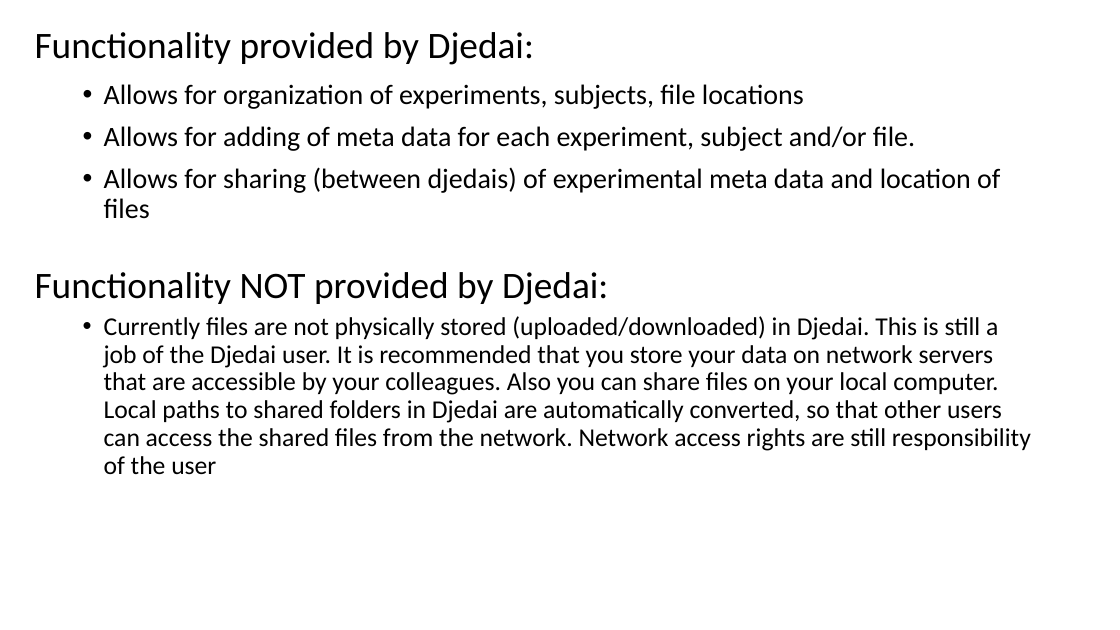
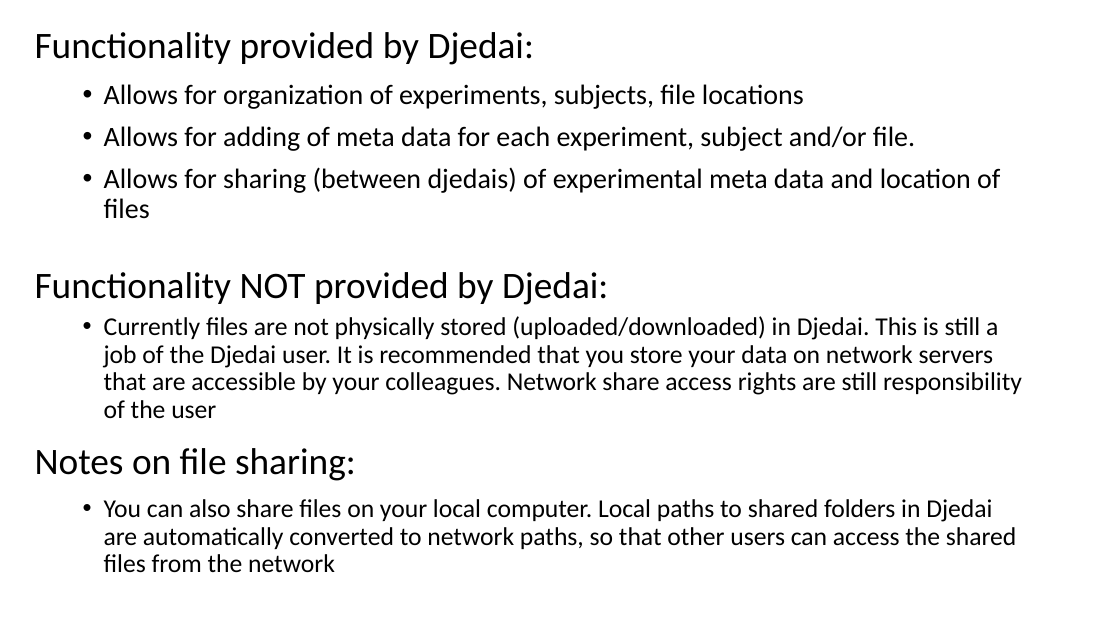
Before and after one commit to sssandyad/adastra, a slide deck: slide 3 of src_ebd_tool/docs/Help_djedai.pptx. Drawn at 1120x630 pixels with LibreOffice and Linux fonts; fonts in the diff are those of the drawing. Boxes give left, top, right and bottom in pixels: in the first picture for what was removed or moved away, otherwise in the second. Text is boxed around its words. In the diff, an @@ line names an element or a change of style, - is before the commit and + after.

```diff
--- a/src_ebd_tool/docs/Help_djedai.pptx
+++ b/src_ebd_tool/docs/Help_djedai.pptx
@@ text at box(104, 316, 1022, 419): text changed @@
-• Currently files are not physically stored (uploaded/downloaded) in Djedai. This is still a job of the Djedai user. It is recommended that you store your data on network servers that are accessible by your colleagues. Also you can share files on your local computer. Local paths to shared folders in Djedai are automatically converted, so that other users can access the shared files from the network. Network access rights are still responsibility of the user
+• Currently files are not physically stored (uploaded/downloaded) in Djedai. This is still a job of the Djedai user. It is recommended that you store your data on network servers that are accessible by your colleagues. Network share access rights are still responsibility of the user
@@ text added at box(35, 448, 356, 481), 32 pt, text #000000 @@
+Notes on file sharing:
@@ text added at box(104, 499, 1017, 573), 22 pt, text #000000 @@
+• You can also share files on your local computer. Local paths to shared folders in Djedai are automatically converted to network paths, so that other users can access the shared files from the network
```
Also in this commit, not shown: 2 other slides changed, 1 slide added.
